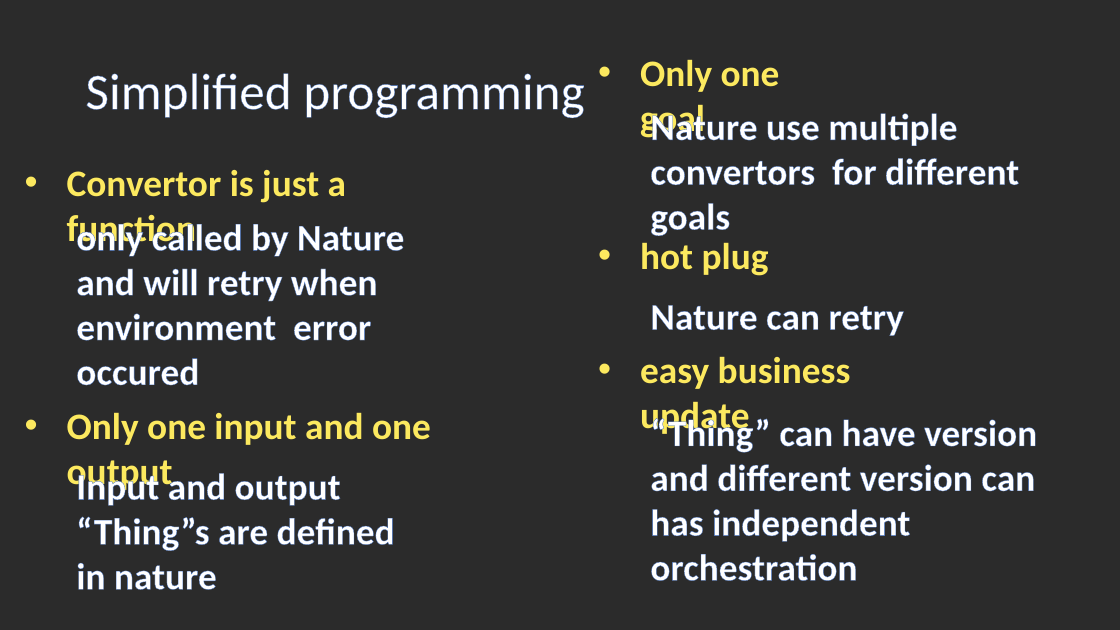
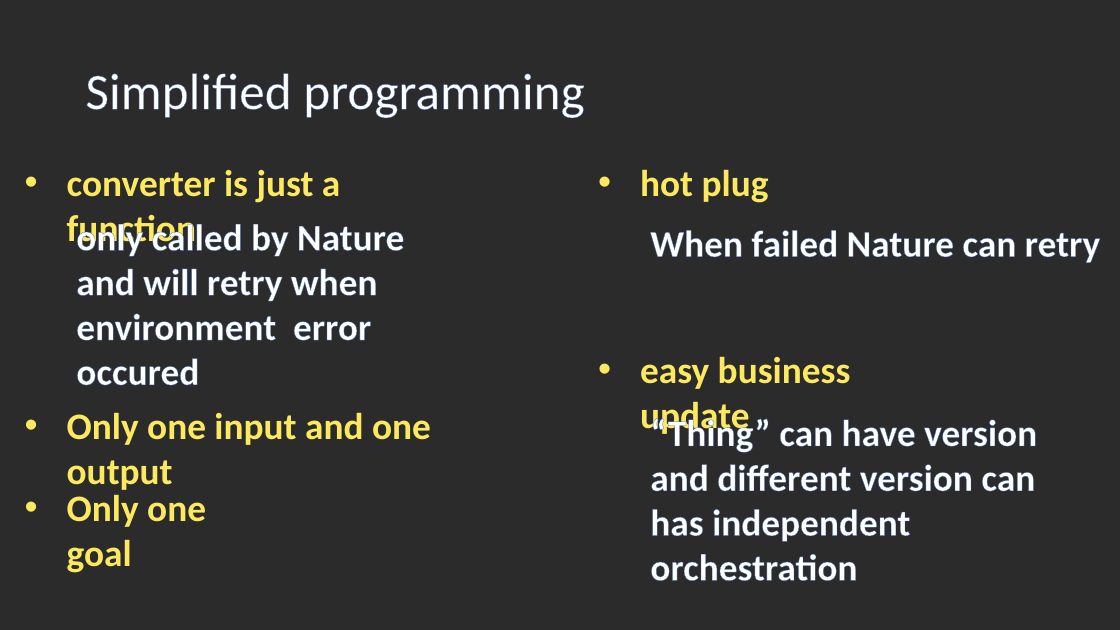
Before and after one commit to llxxbb/Nature, a slide deck: slide 17 of doc/nature.pptx. Drawn at 1120x630 pixels with LibreOffice and Linux fonts; fonts in the diff are those of the drawing; background and template pictures are left out; a plain dark background stands for a picture behind light text. Boxes give left, top, right and bottom in pixels: in the first picture for what was removed or moved away, otherwise in the second. Text is boxed around its words. In the diff, an @@ line names an element or a change of style, - is before the commit and + after.

Commit message:
update ppt

```diff
--- a/doc/nature.pptx
+++ b/doc/nature.pptx
@@ text removed at [650, 108, 1019, 236] @@
-Nature use multiple convertors for different goals
@@ text at [67, 170, 340, 251]: text changed @@
-• Convertor is just a function
+• converter is just a function
@@ text "hot plug": place and size @@
-text "hot plug" at [640, 242, 769, 276]
+text "hot plug" at [640, 169, 769, 203]
@@ text at [650, 230, 1100, 263]: text changed @@
-Nature can retry
+When failed Nature can retry
@@ text removed at [76, 468, 395, 590] @@
-Input and output “Thing”s are defined in nature
@@ text "Only one goal": place and size @@
-text "Only one goal" at [640, 59, 780, 141]
+text "Only one goal" at [67, 494, 206, 573]
```
Also in this commit, not shown: 1 other slide changed, 14 other files.
